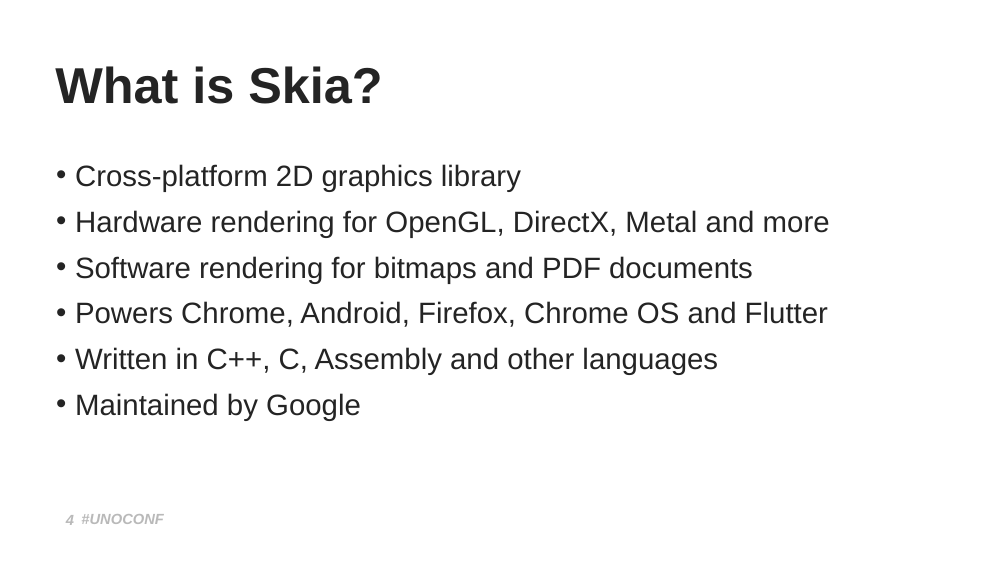
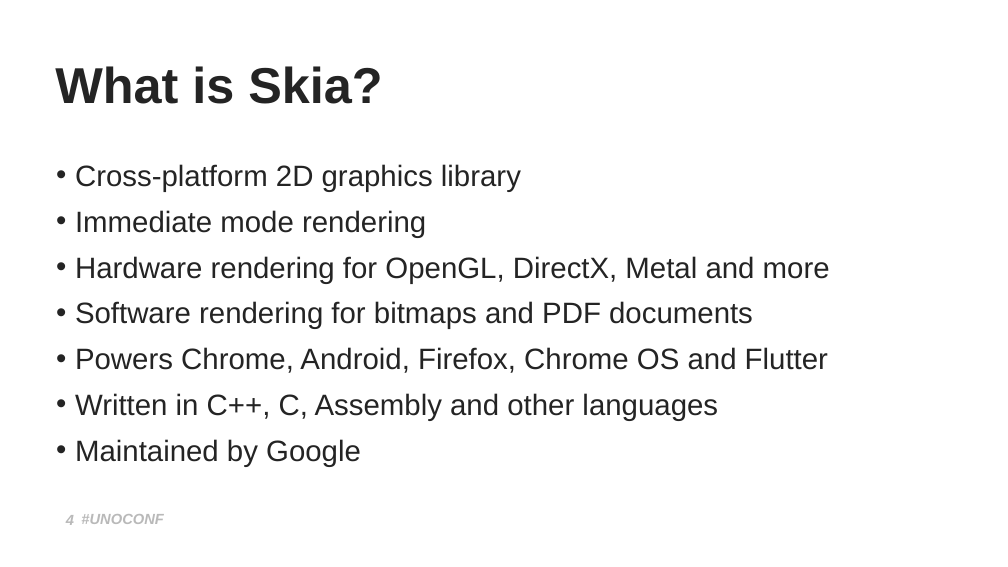
Before and after one commit to mattleibow/UnoConf2020, a slide deck: slide 4 of Slides.pptx. Drawn at 1008x567 pixels with LibreOffice and Linux fonts; fonts in the diff are those of the drawing; background and template pictures are left out. Boxes give left, top, right and bottom in pixels: in the first picture for what was removed or moved away, otherwise in the second. Text is boxed around its words. In the diff, an @@ line names an element or a change of style, - is before the commit and + after.

```diff
--- a/Slides.pptx
+++ b/Slides.pptx
@@ text at bbox=[75, 210, 426, 238]: paragraph added @@
+• Immediate mode rendering
```
Also in this commit, not shown: 1 other slide changed, 1 slide added, 2 other files.
